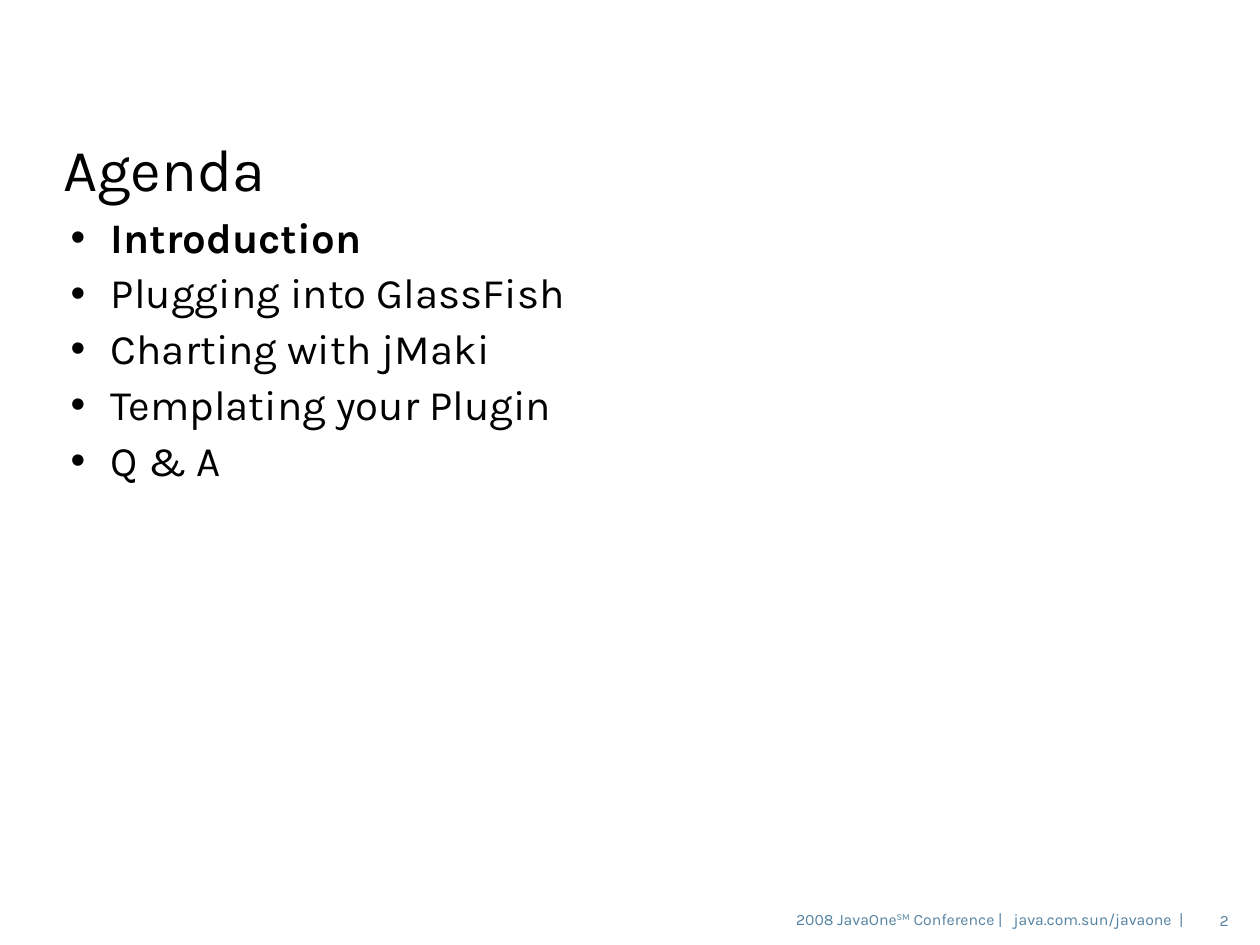
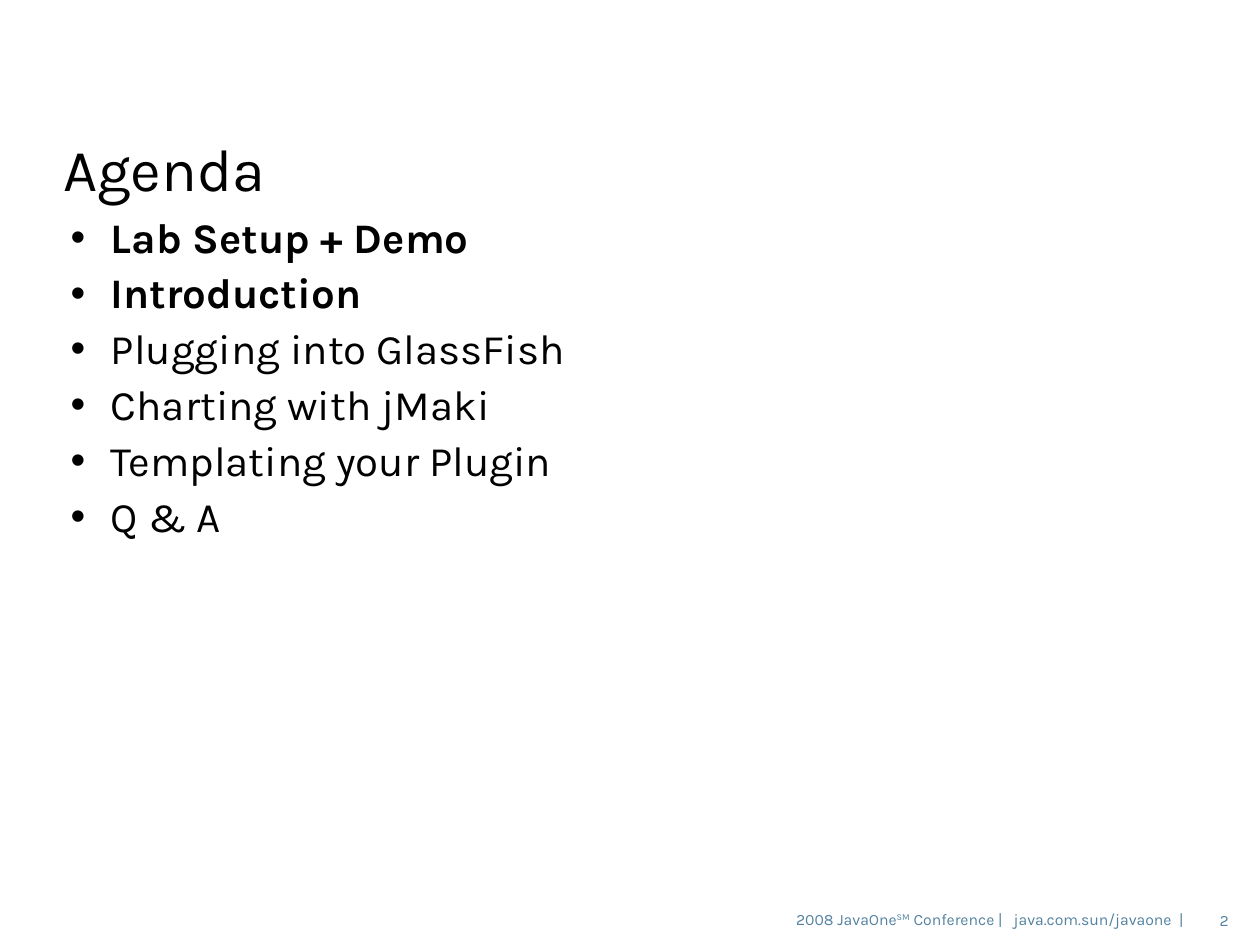
Before and after one commit to javaee/glassfish, a slide deck: slide 2 of v3/admingui/j1plugin/gfplugin/4520_gfplugin.odp. Drawn at 1260x945 pixels with LibreOffice and Linux fonts; fonts in the diff are those of the drawing; background and template pictures are left out. Boxes give left, top, right and bottom in pixels: in the first picture for what was removed or moved away, otherwise in the second. Text is boxed around its words. In the diff, an @@ line names an element or a change of style, - is before the commit and + after.

```diff
--- a/v3/admingui/j1plugin/gfplugin/4520_gfplugin.odp
+++ b/v3/admingui/j1plugin/gfplugin/4520_gfplugin.odp
@@ text at [111, 224, 469, 263]: paragraph added @@
+• Lab Setup + Demo
```
Also in this commit, not shown: 17 other slides changed, 1 slide removed.
